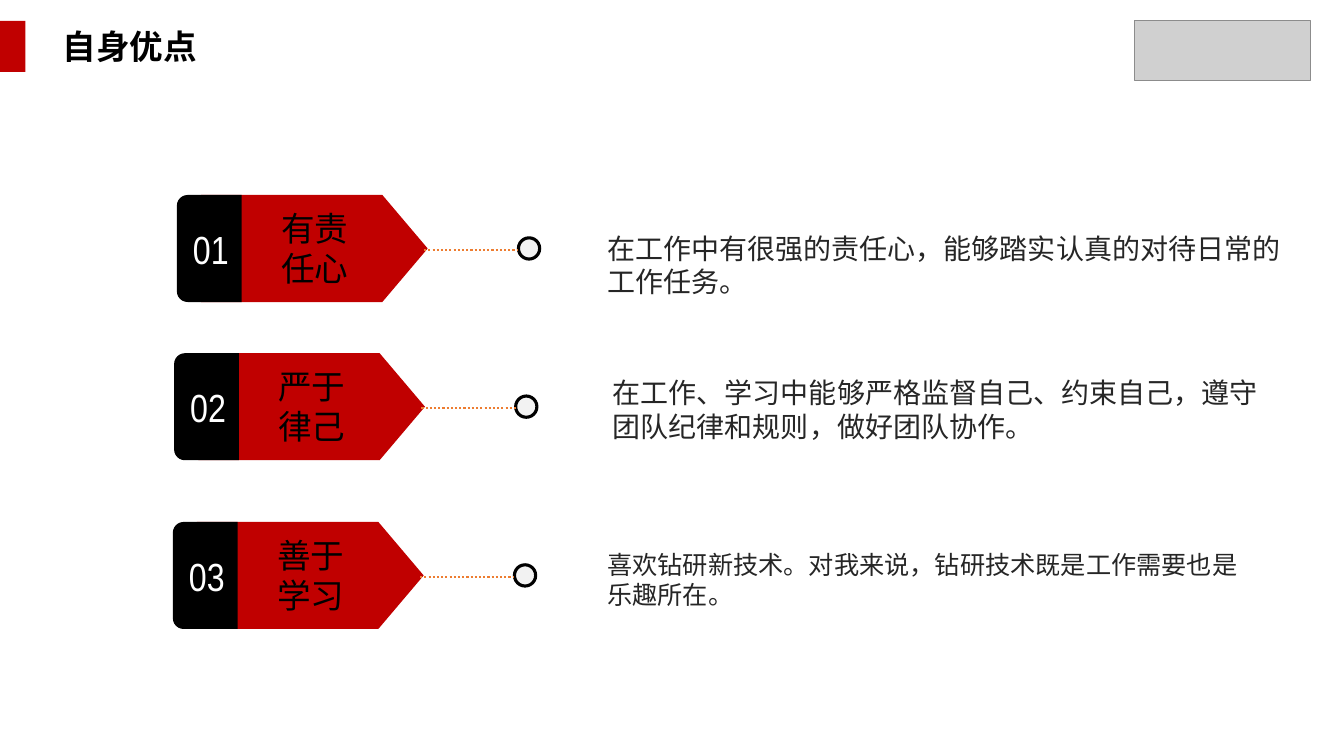
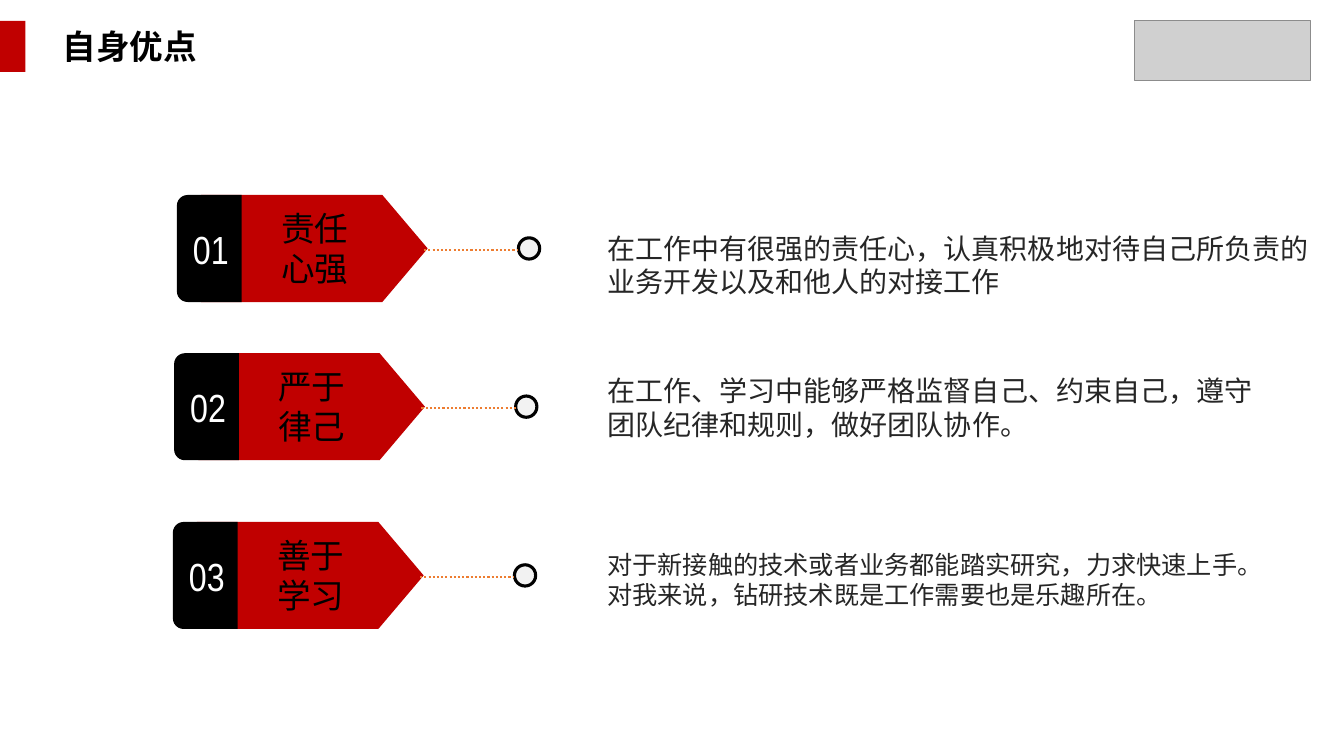
Before and after one commit to WakingFox/myself, a slide deck: slide 11 of 转正述职/王贵成转正述职报告.pptx (slide 10 before the commit). Drawn at 1344x756 pixels with LibreOffice and Linux fonts; fonts in the diff are those of the drawing; grey boxes stand for pictures; background and template pictures are left out. Boxes give left, top, right and bottom in pixels: in the first picture for what was removed or moved away, otherwise in the second. Text is boxed around its words. In the diff, an @@ line names an element or a change of style, - is before the commit and + after.

```diff
--- a/转正述职/王贵成转正述职报告.pptx
+++ b/转正述职/王贵成转正述职报告.pptx
@@ text at <box>281,212,348,284</box>: text changed @@
-有责
-任心
+责任
+心强
@@ text at <box>607,235,1308,295</box>: text changed @@
-在工作中有很强的责任心，能够踏实认真的对待日常的
-工作任务。
+在工作中有很强的责任心，认真积极地对待自己所负责的
+业务开发以及和他人的对接工作
@@ text "在工作、学习中能够严格监督自己、约束自己，遵守团队纪律和规则，做好团队协作。": place and size @@
-text "在工作、学习中能够严格监督自己、约束自己，遵守团队纪律和规则，做好团队协作。" at <box>613,379,1258,440</box>
+text "在工作、学习中能够严格监督自己、约束自己，遵守团队纪律和规则，做好团队协作。" at <box>607,377,1252,438</box>
@@ text at <box>607,552,1262,607</box>: text changed @@
-喜欢钻研新技术。对我来说，钻研技术既是工作需要也是乐趣所在。
+对于新接触的技术或者业务都能踏实研究，力求快速上手。对我来说，钻研技术既是工作需要也是乐趣所在。
```
Also in this commit, not shown: 7 other slides changed, 1 slide added.
